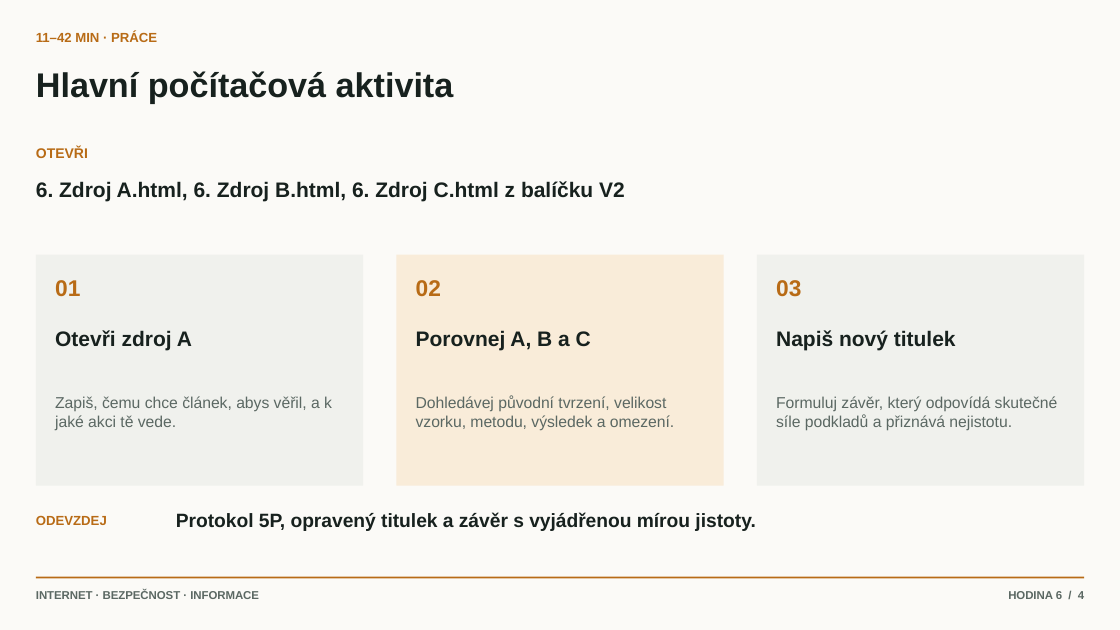
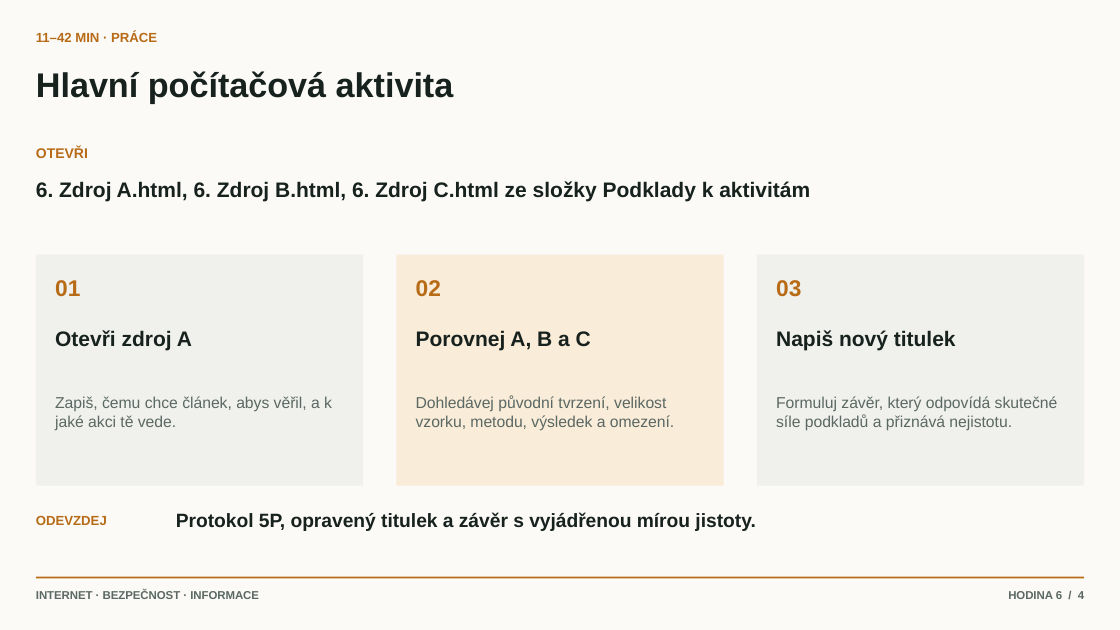
Before and after one commit to hlaska18/karel_hlas-web, a slide deck: slide 4 of public/materialy/1L/7/Prezentace k hodinám/6. Ověřování zdrojů metodou 5P.pptx. Drawn at 1120x630 pixels with LibreOffice and Linux fonts; fonts in the diff are those of the drawing. Boxes give left, top, right and bottom in pixels: in the first picture for what was removed or moved away, otherwise in the second. Text is boxed around its words. In the diff, an @@ line names an element or a change of style, - is before the commit and + after.

```diff
--- a/public/materialy/1L/7/Prezentace k hodinám/6. Ověřování zdrojů metodou 5P.pptx
+++ b/public/materialy/1L/7/Prezentace k hodinám/6. Ověřování zdrojů metodou 5P.pptx
@@ text at (36, 181, 810, 202): text changed @@
-6. Zdroj A.html, 6. Zdroj B.html, 6. Zdroj C.html z balíčku V2
+6. Zdroj A.html, 6. Zdroj B.html, 6. Zdroj C.html ze složky Podklady k aktivitám
```
Also in this commit, not shown: 39 other files.
